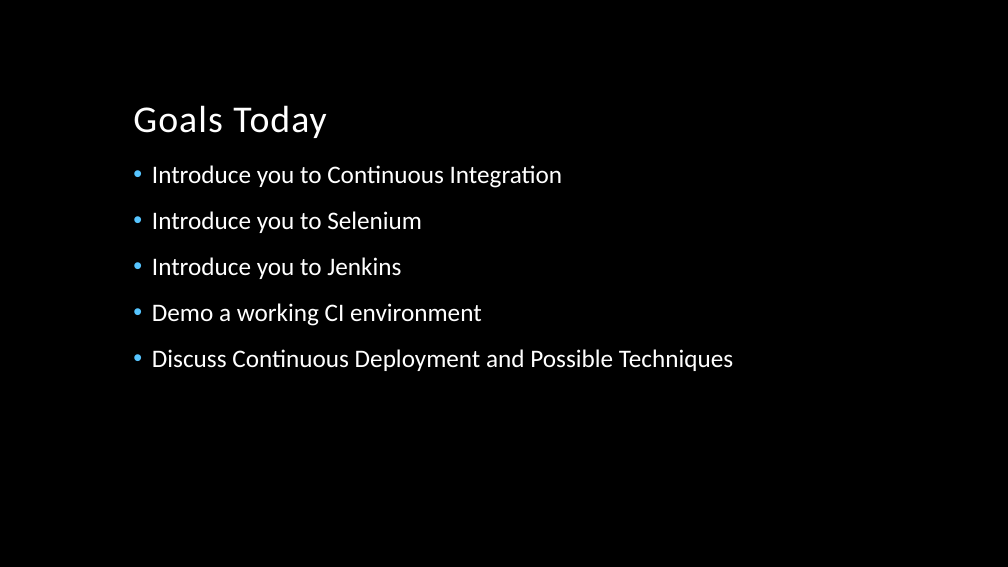
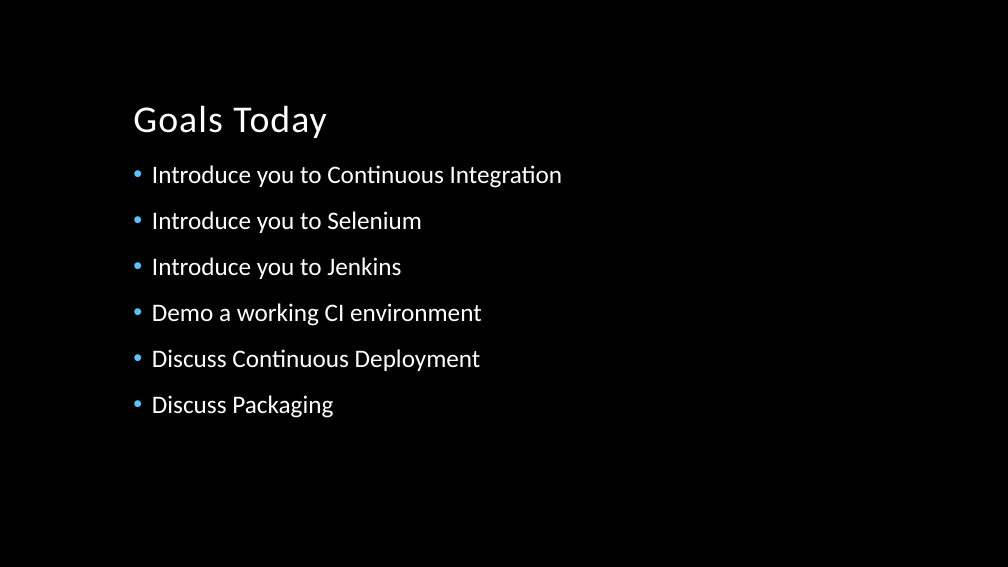
Before and after one commit to JasonvanBrackel/IntroToCiWithJenkins, a slide deck: slide 3 of docs/Introduction to Continuous Integration and Deployment with Jenkins.pptx. Drawn at 1008x567 pixels with LibreOffice and Linux fonts; fonts in the diff are those of the drawing; background and template pictures are left out. Boxes give left, top, right and bottom in pixels: in the first picture for what was removed or moved away, otherwise in the second. Text is boxed around its words. In the diff, an @@ line names an element or a change of style, - is before the commit and + after.

```diff
--- a/docs/Introduction to Continuous Integration and Deployment with Jenkins.pptx
+++ b/docs/Introduction to Continuous Integration and Deployment with Jenkins.pptx
@@ text at box(152, 349, 481, 418): text changed @@
-• Discuss Continuous Deployment and Possible Techniques
+• Discuss Continuous Deployment
+• Discuss Packaging
```
Also in this commit, not shown: 1 other slide changed, 2 slides added, 7 other files.
